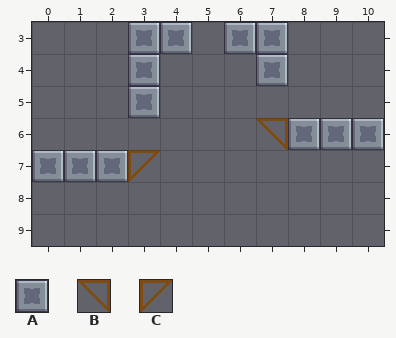
Two states of a Tiled map (JSON), Assets/Level_Editor/TileMap/Tutorial_Room3.tmj. This is how it looked before the edit.
Cells are 32x32 px. Shown: x 0..10, y 3..9.
Key: from "tileSet": A 33 "wall", B 116 "bridge", C 117 "bridge".
_ is an empty cell.
Layer "Blocks" before, first column x 0:
 3 ___AA_AA___
 4 ___A___A___
 5 ___A_______
 6 _______BAAA
 7 AAAC_______
 8 ___________
 9 ___________
The result:
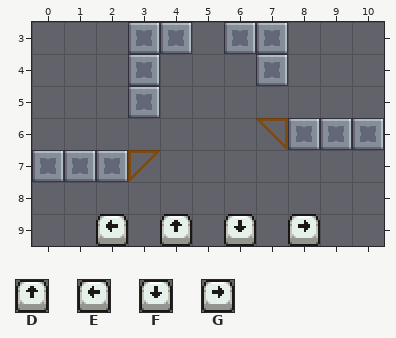
Further tiles: from "tileSet": D 543 "ui", E 552 "ui", F 553 "ui", G 554 "ui".
The edit:
{"where": "layer \"Blocks\""}
{"y":9,"x":2,"old":"_","new":"E"}
{"y":9,"x":4,"old":"_","new":"D"}
{"y":9,"x":6,"old":"_","new":"F"}
{"y":9,"x":8,"old":"_","new":"G"}
